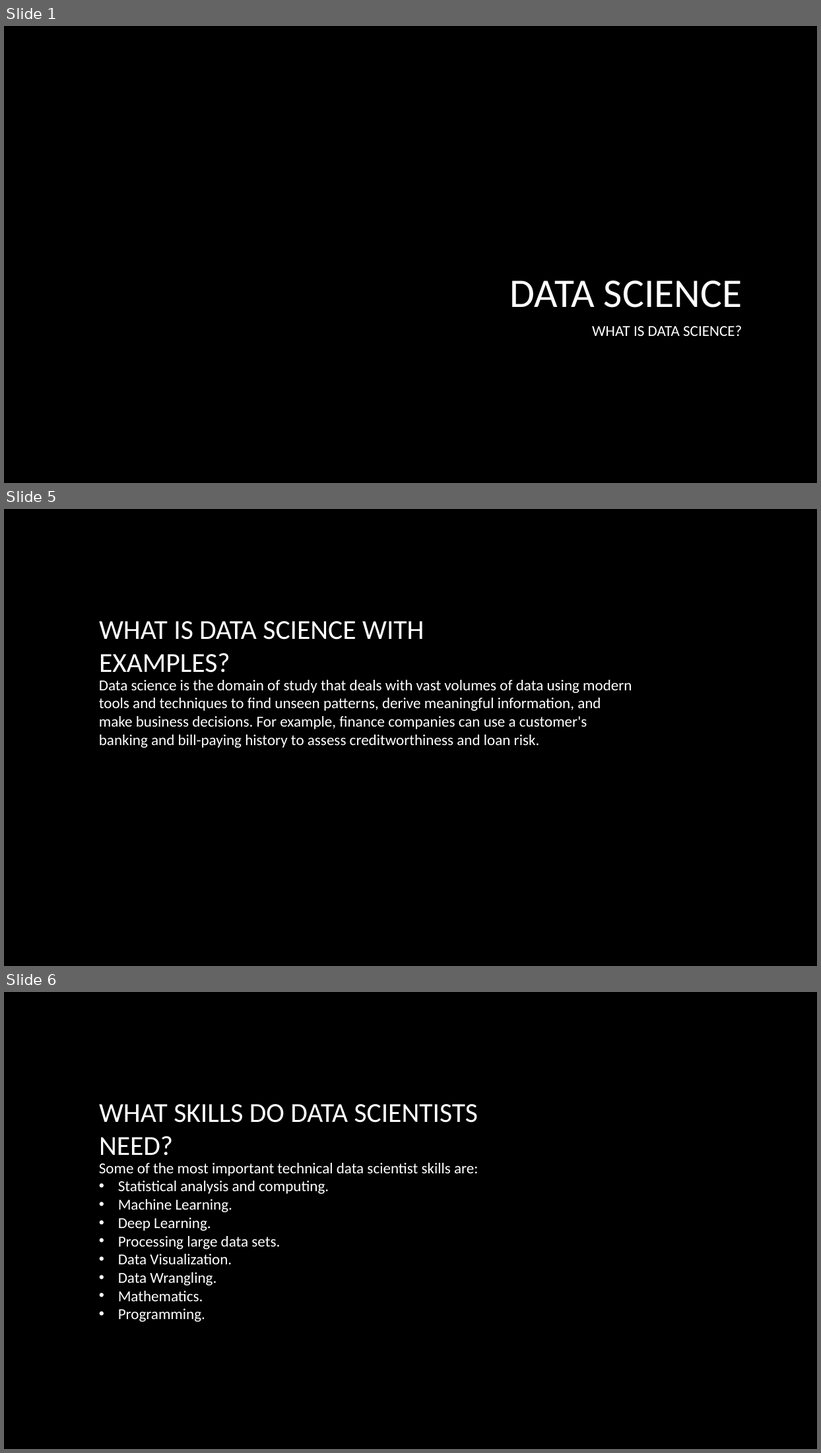
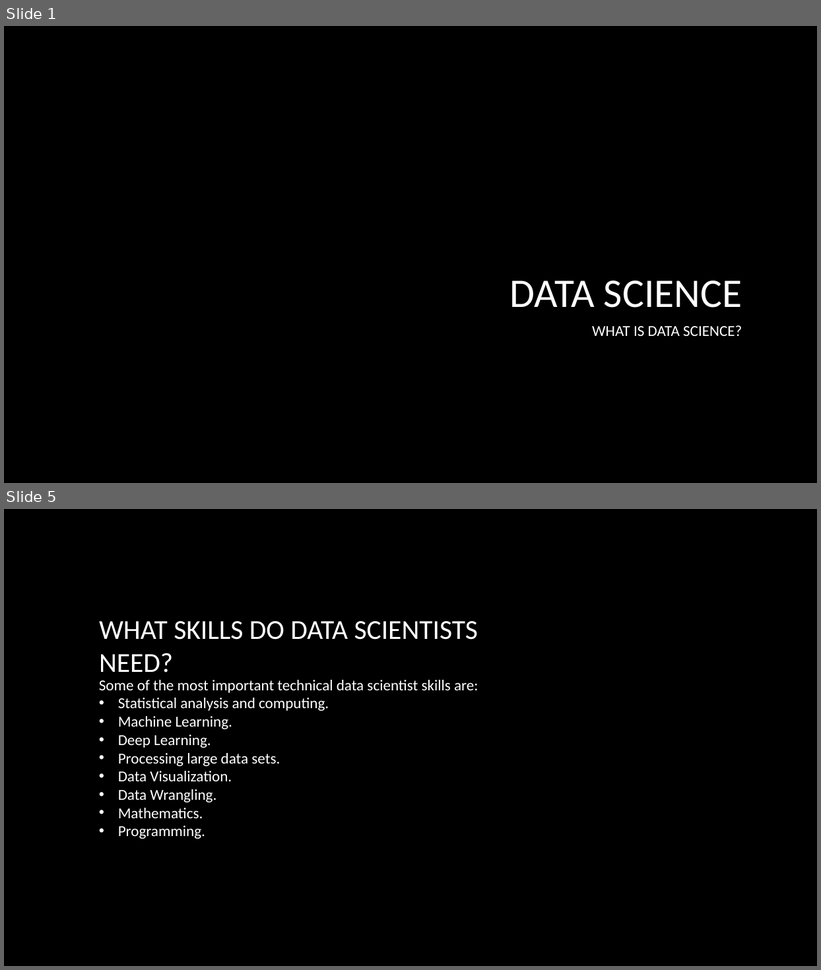
Before and after one commit to dalikey/portfolio-data-science, a slide deck: What is Data Science.pptx. Shown one above the other, each under a label of ours: slides 1, 5 and 6 before the commit, slides 1 and 5 after it; the slides between them are not shown. The pictures are 821x1453 and 821x970 pixels, drawn with LibreOffice and Linux fonts; fonts in the diff are those of the drawing; background and template pictures are left out. Boxes give left, top, right and bottom in pixels: in the first picture for what was removed or moved away, otherwise in the second. Text is boxed around its words. In the diff, an @@ line names an element or a change of style, - is before the commit and + after.

```diff
--- a/What is Data Science.pptx
+++ b/What is Data Science.pptx
@@ slide 5 removed at bbox=[4, 509, 817, 966], background picture (left out) @@
@@ title removed at bbox=[99, 621, 424, 673] @@
-WHAT IS DATA SCIENCE WITH EXAMPLES?
@@ text removed at bbox=[99, 680, 632, 748] @@
-Data science is the domain of study that deals with vast volumes of data using modern tools and techniques to find unseen patterns, derive meaningful information, and make business decisions. For example, finance companies can use a customer's banking and bill-paying history to assess creditworthiness and loan risk.
@@ what was slide 6 is now slide 5 @@
```
Also in this commit, not shown: 6 slides changed, 1 other file.
